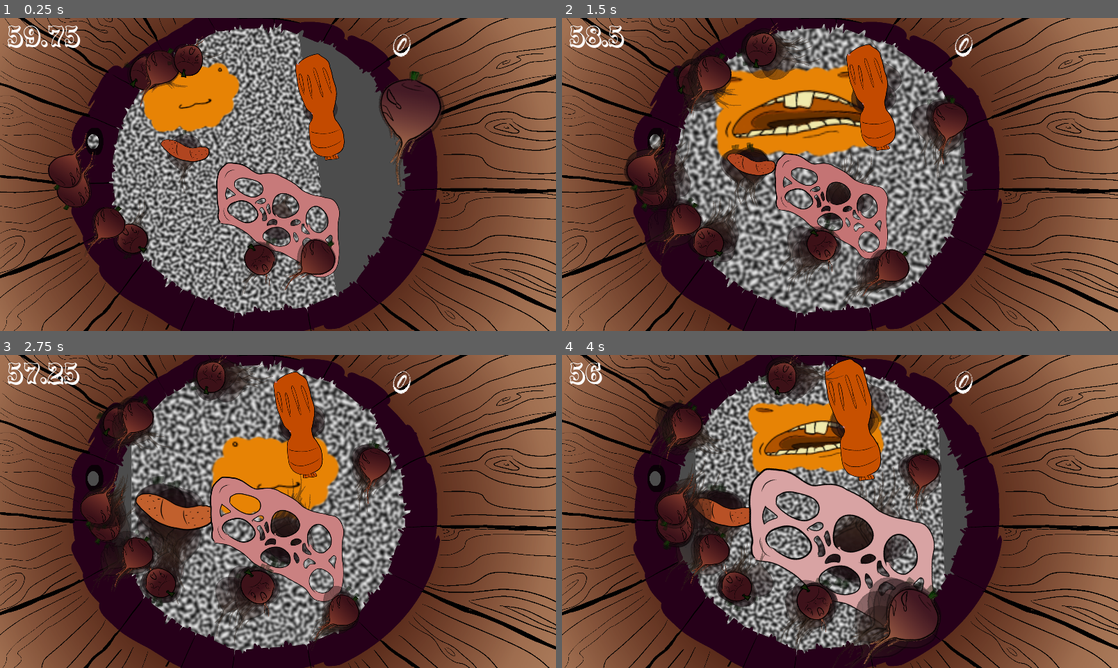
Above: before the commit, frames 1-4 (two rows, left to right).
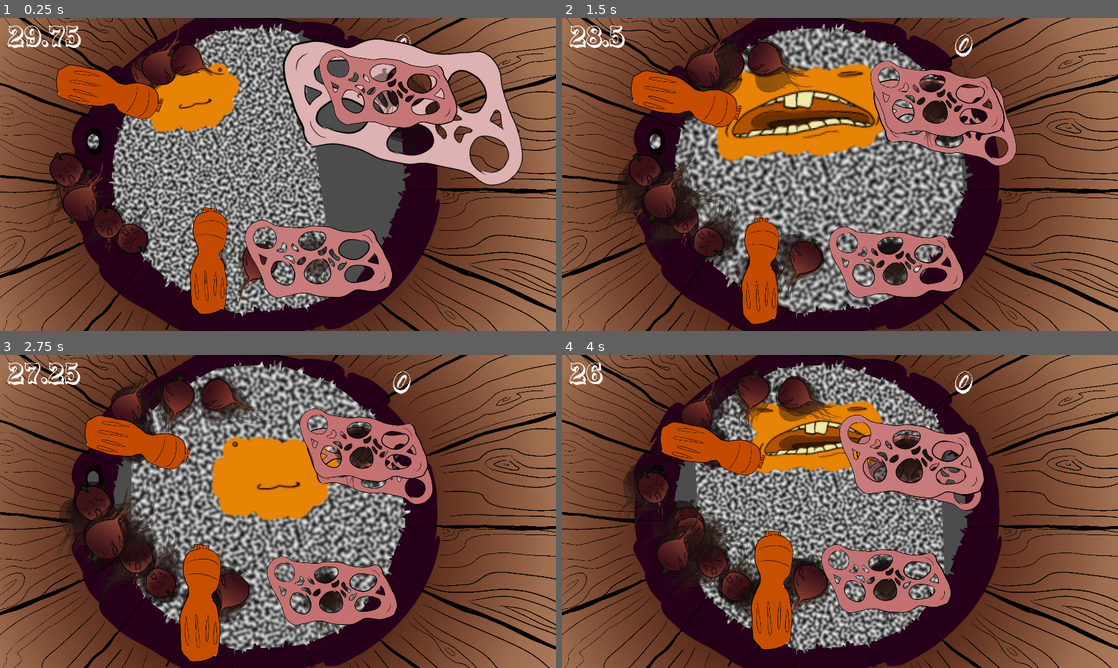
Above: after the commit, the same moments.

Repository: Nopey/carnival
Game: Godot game, scene res://Claw/Game.tscn
Two runs of this game, one before a commit and one after it. Both use one fixed random seed, a clock stepped at 60 frames per second and the inputs below.
Inputs:
- Up to frame 1 (0.25 s): no input
- Up to frame 2 (1.5 s): tap Enter (ui_accept) at 0.5, 0.77 s; hold Right (ui_right) 0.53-1.28 s; hold Down (ui_down) from 1.28 s (still down)
- Up to frame 3 (2.75 s): tap Enter (ui_accept) at 1.52 s; release Down (ui_down) at 2.03 s; hold Right (ui_right) from 2.03 s (still down)
- Up to frame 4 (4 s): release Right (ui_right) at 2.78 s; hold Up (ui_up) 2.78-3.53 s; tap Enter (ui_accept) at 3.02, 3.77 s; hold Left (ui_left) from 3.53 s (still down)

The runs differ from the first frame. In frame 1, 26% of the frame differs, in the area x 1-95%, y 2-95%; in frame 2, 24%; in frame 3, 26%; in frame 4, 30%, in the area x 1-76%, y 0-99%.

Commit message:
garbage spawn in progress

Diff:
--- a/Claw/Game.tscn
+++ b/Claw/Game.tscn
@@ -9,6 +9,7 @@
 [ext_resource path="res://Claw/garbage/Waterbottle.tscn" type="PackedScene" id=7]
 [ext_resource path="res://Claw/garbage/Bandage.tscn" type="PackedScene" id=8]
 [ext_resource path="res://Claw/garbage/Birdtrap.tscn" type="PackedScene" id=9]
+[ext_resource path="res://Claw/Turnip.tscn" type="PackedScene" id=10]
 
 [node name="Node2D" type="Node2D"]
 
@@ -28,11 +29,12 @@
 theme = ExtResource( 3 )
 text = "0"
 align = 1
-percent_visible = -0.333333
 
 [node name="GameManager" type="Node2D" parent="."]
 position = Vector2( 864, 486 )
 script = ExtResource( 5 )
+turnip = ExtResource( 10 )
+garbage = [ ExtResource( 8 ), ExtResource( 9 ), ExtResource( 7 ) ]
 
 [node name="music" type="AudioStreamPlayer" parent="GameManager"]
 stream = ExtResource( 1 )
@@ -52,13 +54,4 @@
 text = "60"
 script = ExtResource( 6 )
 
-[node name="Garbage Bandage" parent="GameManager" instance=ExtResource( 8 )]
-position = Vector2( -232, -35 )
-
-[node name="Garbage Birdtrap" parent="GameManager" instance=ExtResource( 9 )]
-position = Vector2( 108, 216 )
-
-[node name="Garbage Bottle" parent="GameManager" instance=ExtResource( 7 )]
-position = Vector2( 248, -171 )
-
 [connection signal="timeout" from="GameManager/Timer" to="GameManager" method="_on_Timer_timeout"]
--- a/Claw/GameManager.gd
+++ b/Claw/GameManager.gd
@@ -6,10 +6,14 @@
 # var b = "text"
 
 export var turnip: PackedScene = load("res://Claw/Turnip.tscn")
+export(Array, PackedScene) var garbage = []
 export var count_turnips : int = 0
+export var count_garbage : int = 0
 export var max_turnips : int = 10
+export var max_garbage : int = 5
+export var chance_to_spawn_garbage : float = 0.25
 export var spawn_radius: Vector2 = Vector2(1920, 1080) / 3.0
-export var start_time : float = 60
+export var start_time : float = 30
 export var time_reward: float = 5
 export var time_penalty: float = 5
 export var score : int = 0
@@ -20,16 +24,20 @@
 
 	var player = get_parent().get_node("Player")
 	player.connect("bitGarbage", self, "_on_Player_bitGarbage")
+	player.connect("bitTurnip", self, "_on_Player_bitTurnip")
 
-	$Timer.start(start_time)
+	timer.start(start_time)
 	pass # Replace with function body.
 
 
 # Called every frame. 'delta' is the elapsed time since the previous frame.
-func _process(_delta):
+func _process(delta):
 
 	if(count_turnips < max_turnips):
 		create_turnip()
+
+	if(count_garbage < max_garbage):
+		create_garbage()
 
 
 func create_turnip():
@@ -41,24 +49,29 @@
 	new_turnip.set_owner(self)
 	new_turnip.global_position = get_random_position()
 
-	new_turnip.connect("die", self, "_on_Turnip_die")
+func create_garbage():
 
+	if (rand_range(0, 1) > 1 - chance_to_spawn_garbage):
+		var new_garbage = garbage[int(rand_range(0,garbage.size()))].instance()
+		count_garbage = count_garbage + 1
+		add_child(new_garbage)
+		new_garbage.set_owner(self)
+		new_garbage.global_position = get_random_position()
 
 func get_random_position():
 	var pos = self.global_position + spawn_radius * Vector2(randf() * 2.0 - 1.0, randf() * 2.0 - 1.0).normalized()
 	return pos
 
-
 func _on_Timer_timeout():
 	# to do: game over
 	pass
 
-func _on_Turnip_die(id):
-
+func _on_Player_bitTurnip():
 	count_turnips = count_turnips - 1
 	score = score + 1
-	$Timer.start($Timer.time_left + time_reward)
+	timer.start(timer.time_left + time_reward)
 
 func _on_Player_bitGarbage():
+	count_garbage = count_garbage - 1
 	score = score - 1
-	$Timer.start($Timer.time_left - time_penalty)
+	timer.start(timer.time_left - time_penalty)
--- a/Claw/Player.gd
+++ b/Claw/Player.gd
@@ -11,6 +11,7 @@
 export var screen_center: Vector2 = Vector2(1920, 1080) / 2.0
 
 signal bitGarbage()
+signal bitTurnip()
 
 # Called when the node enters the scene tree for the first time.
 func _ready():
@@ -155,7 +156,8 @@
 		BobState.UP_GOTCHA:
 			if gotcha.is_garbage:
 				emit_signal("bitGarbage")
-			gotcha = null
+			else:
+				emit_signal("bitTurnip")
 			score.text = str(points)
 
 			gotcha.queue_free()
--- a/Claw/Turnip.gd
+++ b/Claw/Turnip.gd
@@ -12,8 +12,6 @@
 export var target: Vector2 = Vector2(600, 400)
 export var max_dist: float = 800  # ugly fallback for bucket failure
 export var is_garbage: bool = false
-
-signal die(id)
 
 # Called when the node enters the scene tree for the first time.
 func _ready():
Not shown: 1 places in Claw/Game.tscn that only renumber resources
